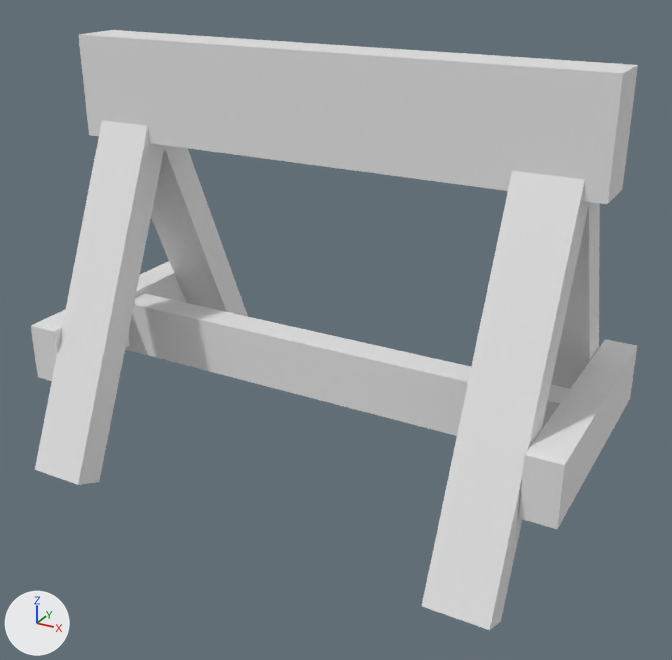
A saved change to the FBX model Tall stick man run (URP)/Assets/Models/Roadblock.fbx.
One viewpoint serves both versions: a 50 mm lens placed at (5.64, -9.99, 6.97), pointed at (0.23, -0.16, 2.06). The lights are fixed; the arrows at lower left show +X, +Y and +Z. Where no turn or scale is listed for an object, it has been applied to the vertices.

Names of what the first picture shows: 'Leg-Right_Front', 'Leg_Left_Back', 'Leg_Left_Front', 'Leg_Right_Back', 'MIddle', 'Side_Left', 'Side_Right', 'Top'.
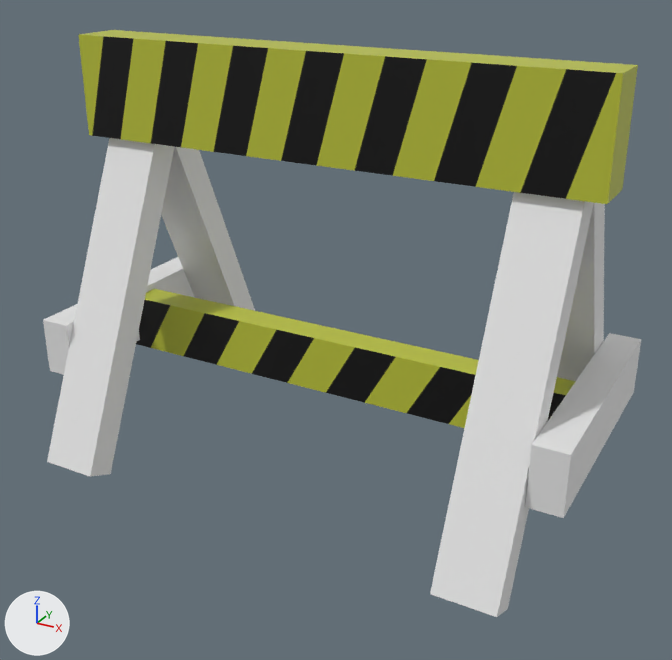
Where the change shows, as pixel boxes (x1, y1, x2, y2) in the pictures (672 x 660 px):
'Top', recoloured, surface changed: (78, 30, 638, 204) in both
'Leg-Right_Front', moved: before (422, 171, 589, 630); after (430, 192, 594, 617)
'Leg_Left_Front', moved: before (35, 120, 165, 485); after (47, 138, 174, 477)
'MIddle', recoloured, surface changed, moved (white to yellow): before (125, 293, 570, 436); after (136, 289, 576, 428)
'Side_Right', moved: before (519, 339, 637, 529); after (525, 333, 641, 518)
'Leg_Left_Back', moved: before (151, 145, 248, 316); after (161, 147, 255, 311)
'Leg_Right_Back', moved: before (551, 202, 600, 389); after (557, 203, 605, 381)
'Side_Left', moved: before (31, 261, 186, 381); after (43, 257, 194, 375)

The change, as a list of edits to the scene's bpy script:
```text
Add img_roadblock_uv_png:
    img_roadblock_uv_png = load_image('roadblock_uv.png', '../Images/roadblock_uv.png', 2048, 2048, 'sRGB')
Add mat_material_001:
    mat_material_001 = principled_material('Material.001')
    mat_material_001.texture = img_roadblock_uv_png
    mat_material_001.roughness = 0.4
Change me_cube_008:
    where me_cube_008.from_pydata(...)  # 8 vertices, 6 faces; spans x -3.57..3.57, y -0.21..0.21, z -0.4..0.4
    used by ob_middle; location = (0.0, 0.0, 1.38)
    me_cube_008 part 1: texture (UV) coordinates of 6 of 6 faces, centred in x -3.57..3.57, y -0.21..0.21, z -0.4..0.4, changed; they spanned u 0.12..0.88, v 0.0..1.0 and now span u 0.0..0.73, v 0.39..1.0
    add me_cube_008.materials.append(mat_material_001)  # picture img_roadblock_uv_png
Change me_cube_001:
    where me_cube_001.from_pydata(...)  # 8 vertices, 6 faces; spans x -3.57..3.57, y -0.33..0.33, z -0.67..0.67
    used by ob_top; location = (0.0, 0.0, 4.93)
    me_cube_001 part 2: texture (UV) coordinates of 6 of 6 faces, centred in x -3.57..3.57, y -0.33..0.33, z -0.67..0.67, changed; they spanned u 0.12..0.88, v 0.0..1.0 and now span u 0.0..0.87, v 0.37..1.0
    add me_cube_001.materials.append(mat_material_001)  # picture img_roadblock_uv_png
Change ob_side_right:
    ob_side_right.location: (3.53, 0.0, 1.47) -> (3.53, 0.23, 1.47)
Change ob_leg_right_front:
    ob_leg_right_front.location: (2.91, -1.12, 2.24) -> (2.91, -0.88, 2.24)
Change ob_leg_right_back:
    ob_leg_right_back.location: (2.91, 1.03, 2.24) -> (2.91, 1.26, 2.24)
Change ob_middle:
    ob_middle.location: (0.0, 0.0, 1.38) -> (0.0, 0.23, 1.38)
Change ob_side_left:
    ob_side_left.location: (-3.52, 0.0, 1.47) -> (-3.52, 0.23, 1.47)
Change ob_leg_left_front:
    ob_leg_left_front.location: (-2.91, -1.12, 2.24) -> (-2.91, -0.88, 2.24)
Change ob_leg_left_back:
    ob_leg_left_back.location: (-2.91, 1.03, 2.24) -> (-2.91, 1.26, 2.24)
```
